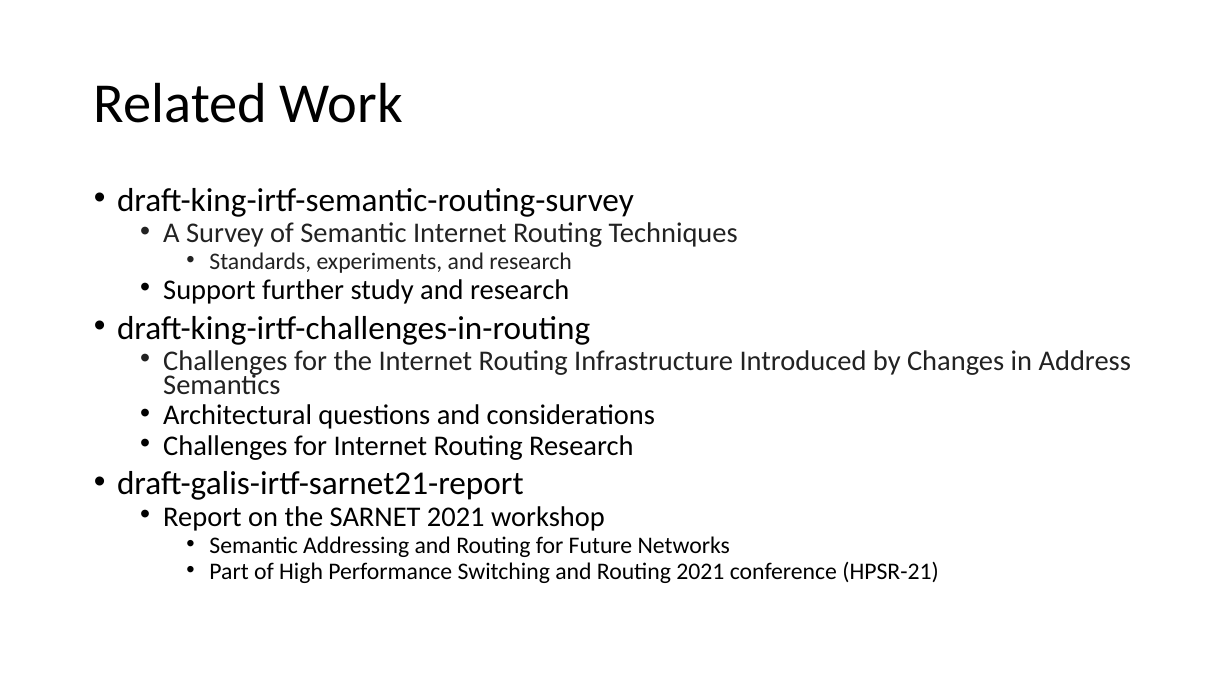
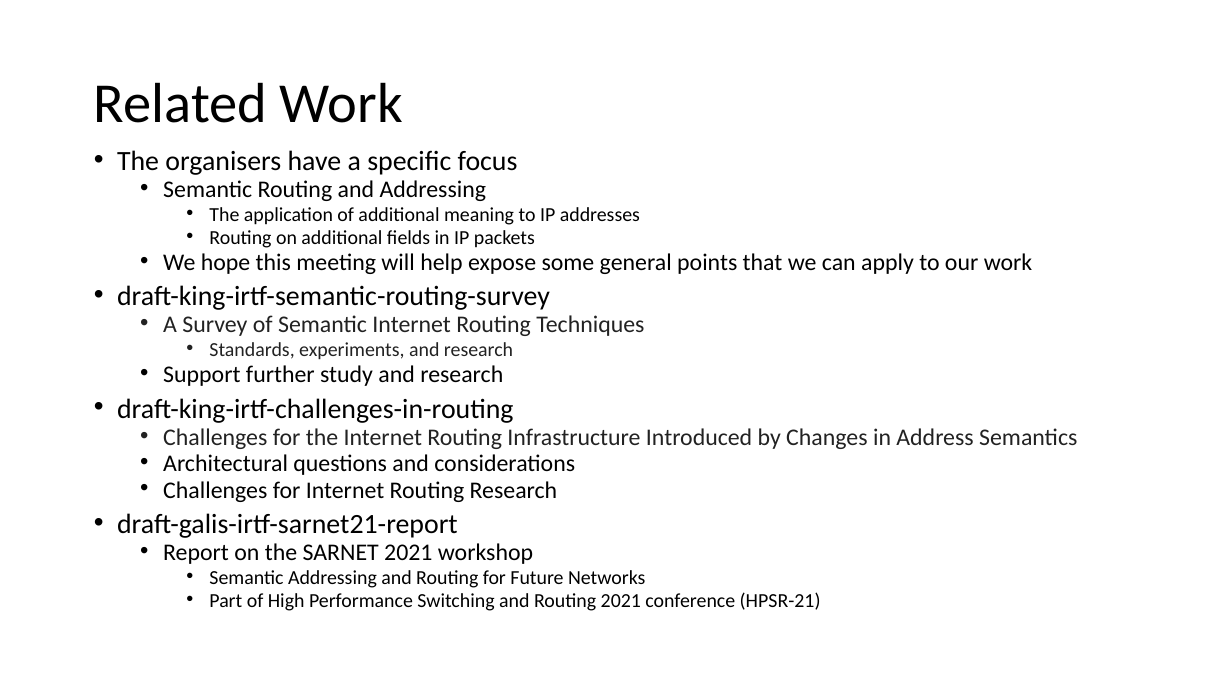
Before and after one commit to danielkinguk/sarah, a slide deck: slide 4 of IETF-111/Materials/SideMeetingModerator.pptx. Drawn at 1232x693 pixels with LibreOffice and Linux fonts; fonts in the diff are those of the drawing. Boxes give left, top, right and bottom in pixels: in the first picture for what was removed or moved away, otherwise in the second. Text is boxed around its words. In the diff, an @@ line names an element or a change of style, - is before the commit and + after.

```diff
--- a/IETF-111/Materials/SideMeetingModerator.pptx
+++ b/IETF-111/Materials/SideMeetingModerator.pptx
@@ text "The organisers have a specific ...": place and size @@
-text "The organisers have a specific ..." at (117,188,1131,583)
+text "The organisers have a specific ..." at (117,150,1077,611)
@@ text at (117,150,1033,274): paragraphs added @@
+• The organisers have a specific focus
+  • Semantic Routing and Addressing
+    • The application of additional meaning to IP addresses
+    • Routing on additional fields in IP packets
+  • We hope this meeting will help expose some general points that we can apply to our work
@@ text at (117,285,1077,611): size 25.9 to 21.7 pt in "draft-king-irtf-semantic-routing-survey", "draft-king-irtf-challenges-in-routing", "draft-galis-irtf-sarnet21-report"; size 22.2 to 18.6 pt in "A Survey of Semantic Internet Routing Techniques", "Support further study and research", "Challenges for the Internet Routing Infrastructure Introduce ...", "Architectural questions and considerations" and 2 more places; size 18.5 to 15.5 pt in "Standards, experiments, and research", "Semantic Addressing and Routing for Future Networks", "Part of High Performance Switching and Routing ..." @@
```
Also in this commit, not shown: 1 slide added.
